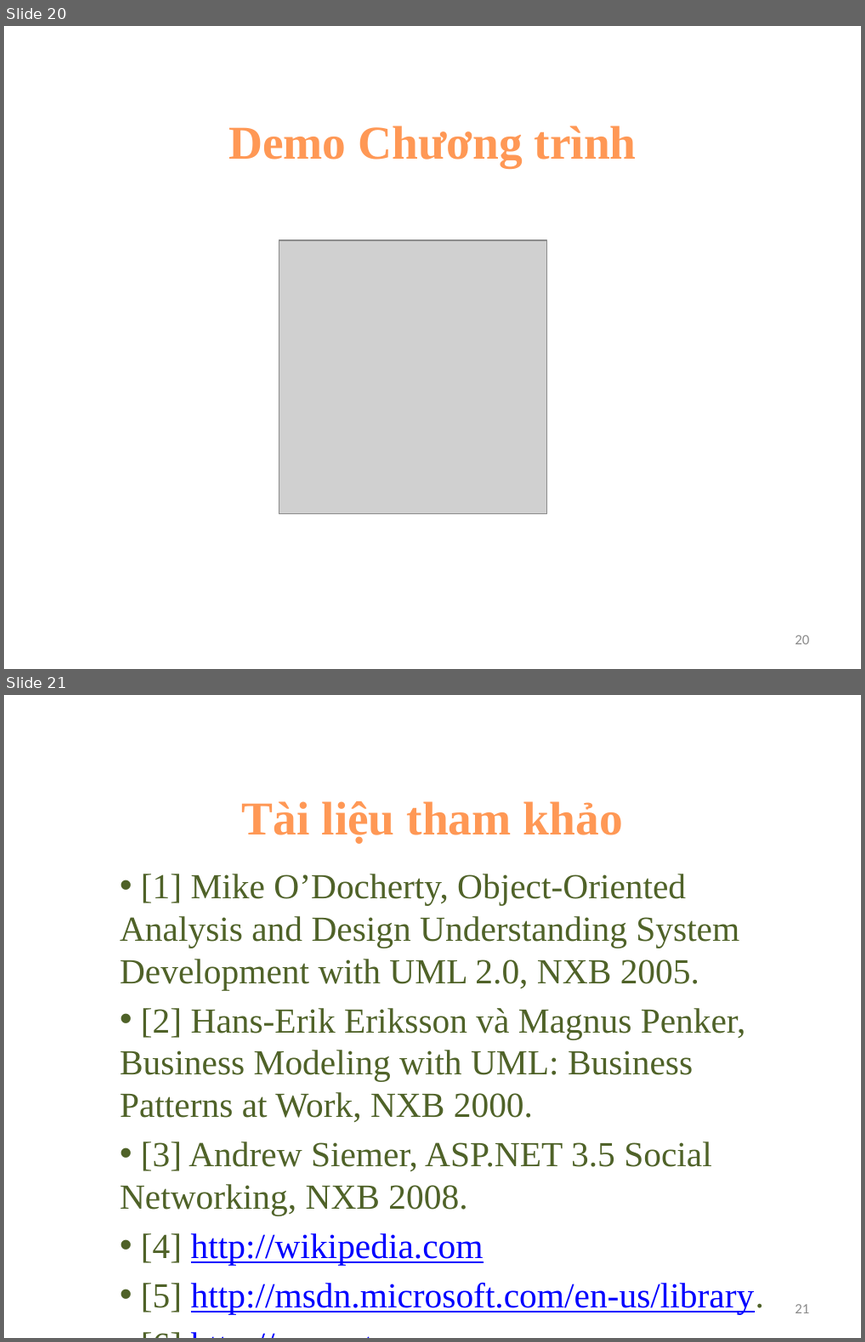
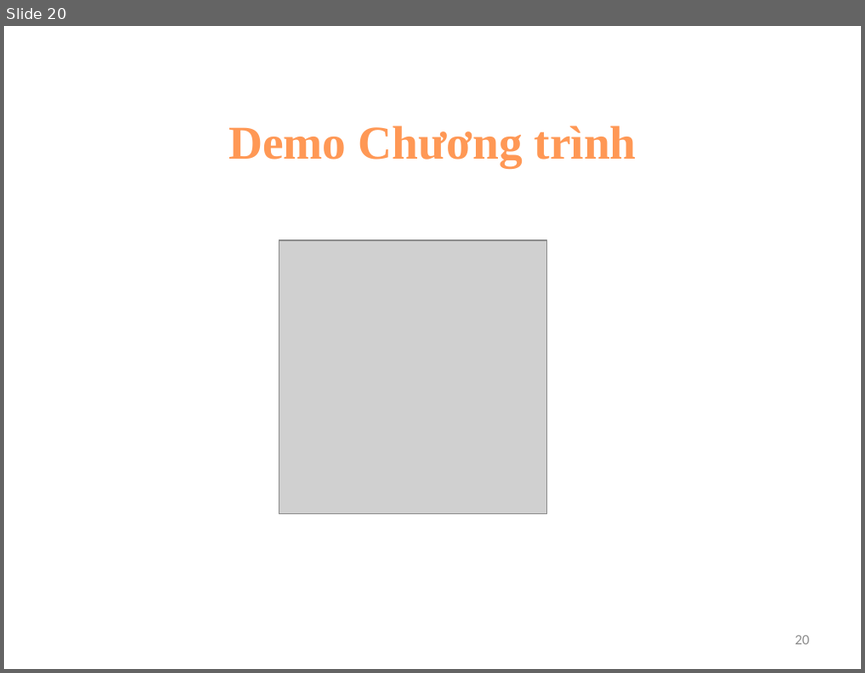
Before and after one commit to lengocluyen/pescode, a slide deck: Reporting Thesis/LV_FINAL/ReportThesis2/ReportingPPT.pptx. Shown one above the other, each under a label of ours: slides 20 and 21 before the commit, slide 20 after it. The pictures are 865x1342 and 865x673 pixels, drawn with LibreOffice and Linux fonts; fonts in the diff are those of the drawing; grey boxes stand for pictures; background and template pictures are left out. Boxes give left, top, right and bottom in pixels: in the first picture for what was removed or moved away, otherwise in the second. Text is boxed around its words. In the diff, an @@ line names an element or a change of style, - is before the commit and + after.

```diff
--- a/Reporting Thesis/LV_FINAL/ReportThesis2/ReportingPPT.pptx
+++ b/Reporting Thesis/LV_FINAL/ReportThesis2/ReportingPPT.pptx
@@ slide 21 removed at (4, 695, 861, 1338), background picture (left out) @@
@@ title removed at (242, 801, 623, 844) @@
-Tài liệu tham khảo
@@ text removed at (120, 873, 764, 1314) @@
-• [1] Mike O’Docherty, Object-Oriented Analysis and Design Understanding System Development with UML 2.0, NXB 2005.
-• [2] Hans-Erik Eriksson và Magnus Penker, Business Modeling with UML: Business Patterns at Work, NXB 2000.
-• [3] Andrew Siemer, ASP.NET 3.5 Social Networking, NXB 2008.
-• [4] http://wikipedia.com
-• [5] http://msdn.microsoft.com/en-us/library.
-• [6] http://asp.net
@@ page number removed at (794, 1304, 809, 1313) @@
-21
```
Also in this commit, not shown: 6 slides changed, 1 slide added, 1 other slide removed.
